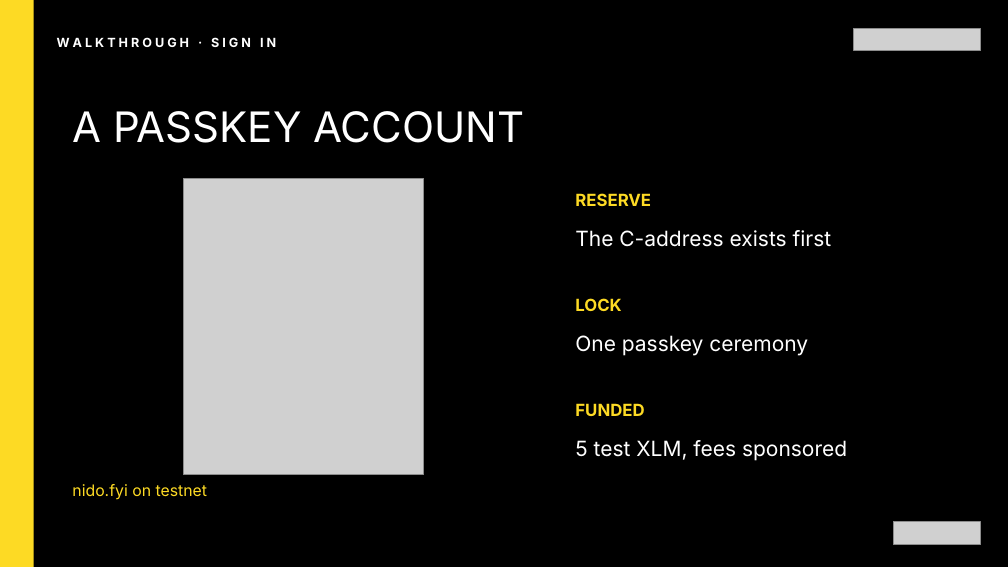
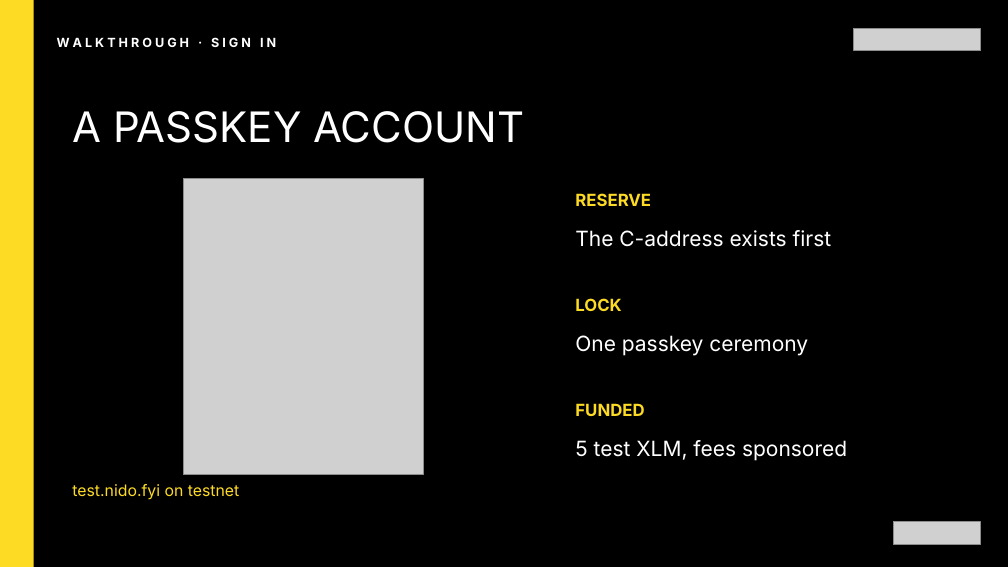
Before and after one commit to bitswell-hq/nidohq__scaffold-template, a slide deck: slide 25 of slides/dist/hack-meridian-smart-accounts.pptx. Drawn at 1008x567 pixels with LibreOffice and Linux fonts; fonts in the diff are those of the drawing; grey boxes stand for pictures. Boxes give left, top, right and bottom in pixels: in the first picture for what was removed or moved away, otherwise in the second. Text is boxed around its words. In the diff, an @@ line names an element or a change of style, - is before the commit and + after.

```diff
--- a/slides/dist/hack-meridian-smart-accounts.pptx
+++ b/slides/dist/hack-meridian-smart-accounts.pptx
@@ text at bbox=[72, 484, 239, 500]: text changed @@
-nido.fyi on testnet
+test.nido.fyi on testnet
```
Also in this commit, not shown: 2 other slides changed, 7 other files.
